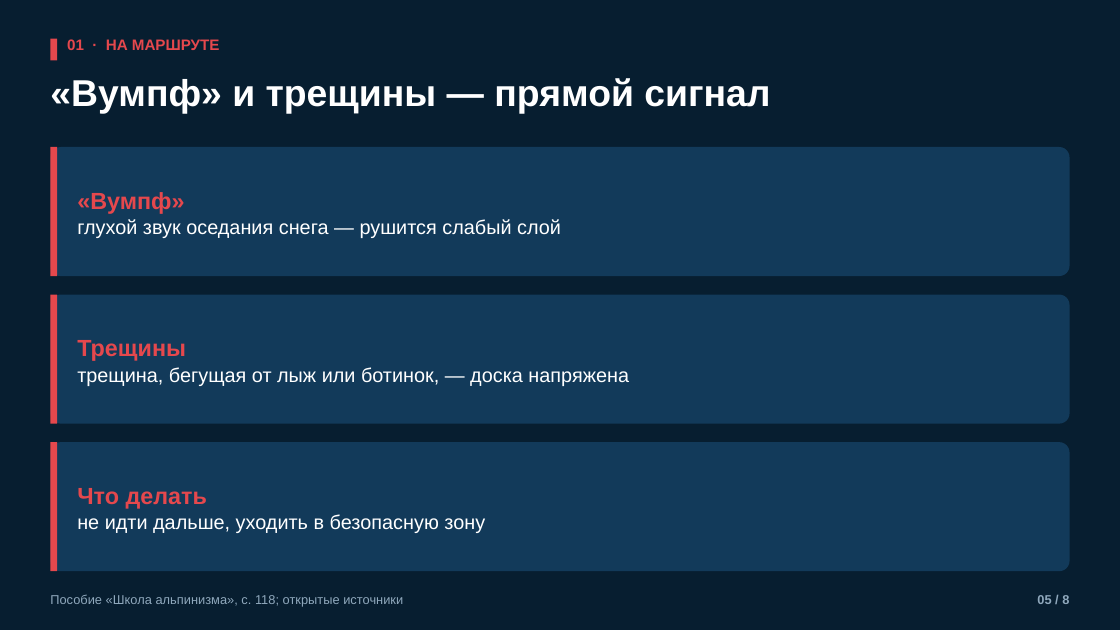
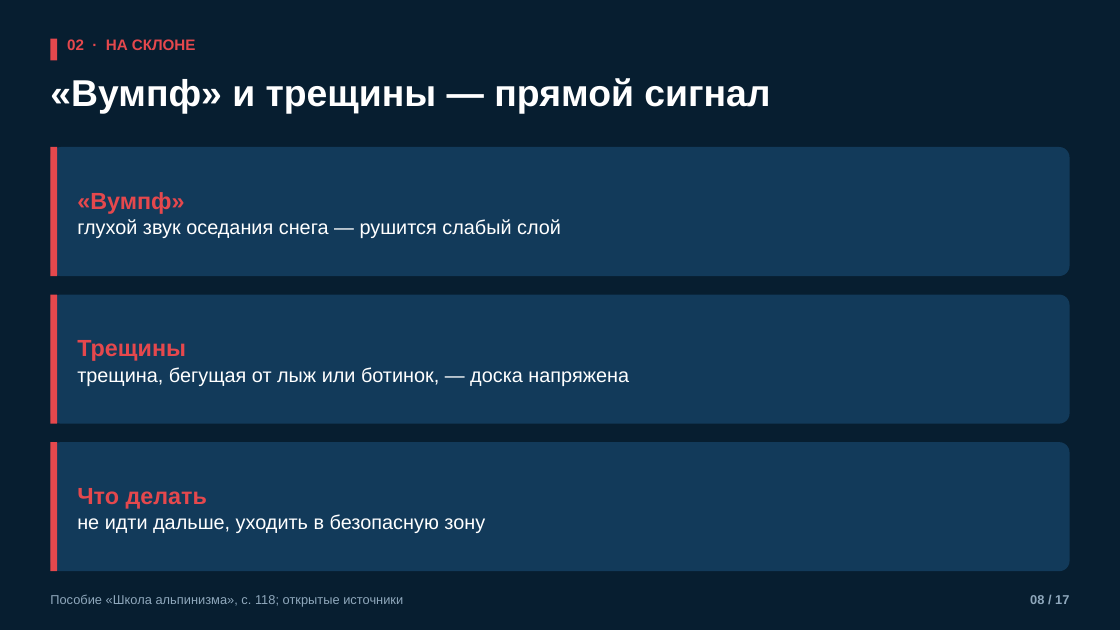
Before and after one commit to kirill54/far-education, a slide deck: slide 8 of presentations/lessons/M10-3_na-lavinoopasnom-marshrute.pptx (slide 5 before the commit). Drawn at 1120x630 pixels with LibreOffice and Linux fonts; fonts in the diff are those of the drawing. Boxes give left, top, right and bottom in pixels: in the first picture for what was removed or moved away, otherwise in the second. Text is boxed around its words. In the diff, an @@ line names an element or a change of style, - is before the commit and + after.

```diff
--- a/presentations/lessons/M10-3_na-lavinoopasnom-marshrute.pptx
+++ b/presentations/lessons/M10-3_na-lavinoopasnom-marshrute.pptx
@@ text at (67, 39, 196, 50): text changed @@
-01 · НА МАРШРУТЕ
+02 · НА СКЛОНЕ
@@ text at (1030, 595, 1069, 604): text changed @@
-05 / 8
+08 / 17
```
Also in this commit, not shown: 7 other slides changed, 9 slides added, 32 other files.
